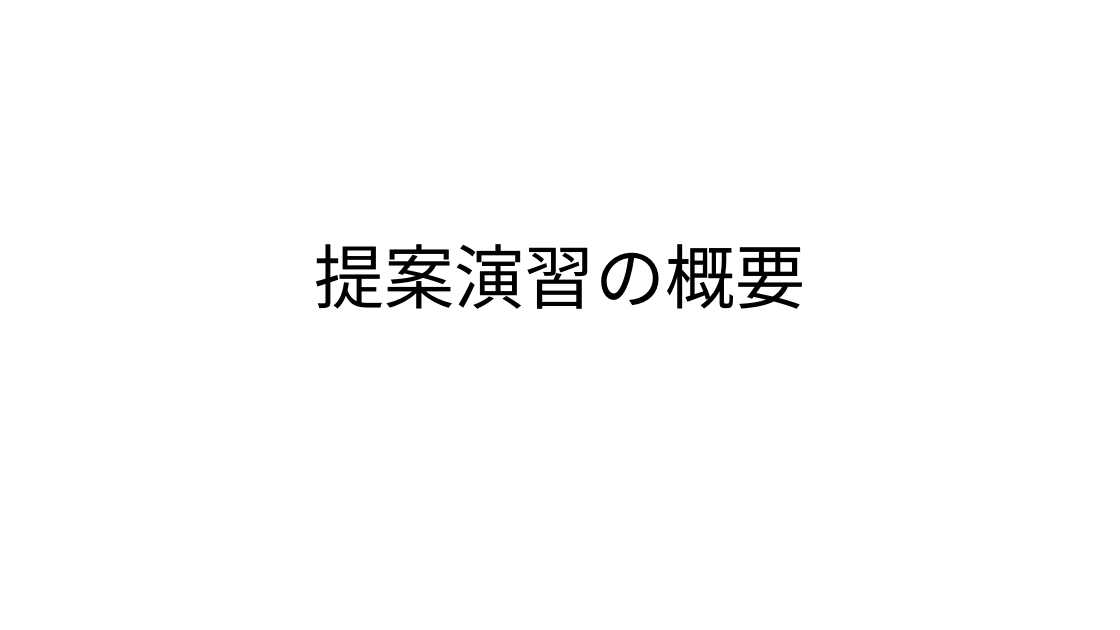
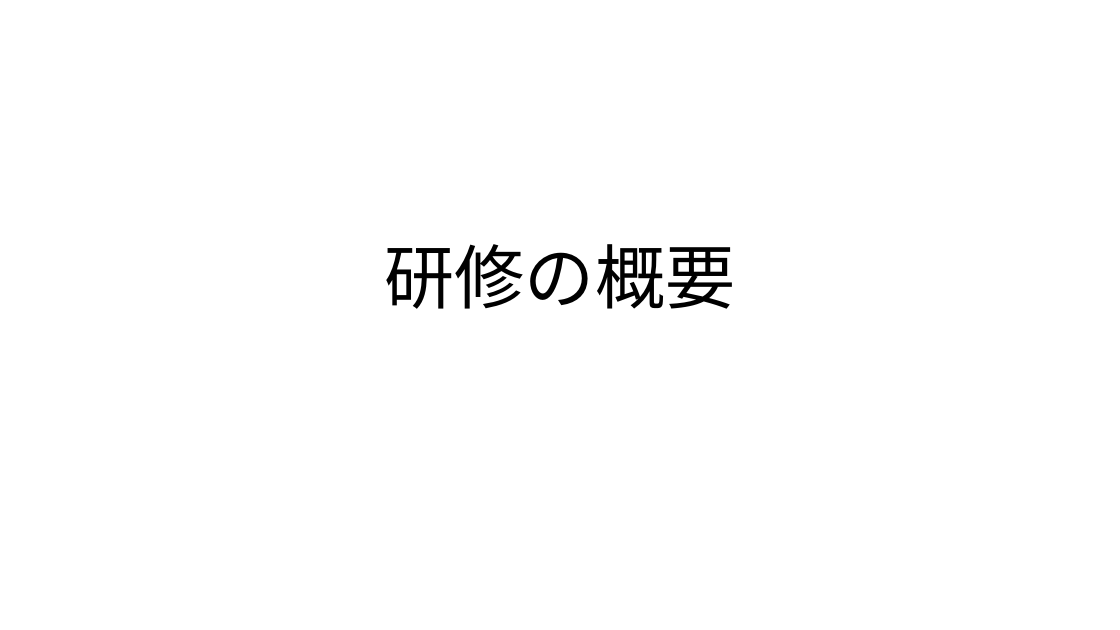
Before and after one commit to nishida2073/ai_navive, a slide deck: slide 1 of 00_オリエンテーション/【AI Native研修-提案研修】研修の概要.pptx. Drawn at 1120x630 pixels with LibreOffice and Linux fonts; fonts in the diff are those of the drawing. Boxes give left, top, right and bottom in pixels: in the first picture for what was removed or moved away, otherwise in the second. Text is boxed around its words. In the diff, an @@ line names an element or a change of style, - is before the commit and + after.

```diff
--- a/00_オリエンテーション/【AI Native研修-提案研修】研修の概要.pptx
+++ b/00_オリエンテーション/【AI Native研修-提案研修】研修の概要.pptx
@@ title at (385,244,735,309): text changed @@
-提案演習の概要
+研修の概要
```
Also in this commit, not shown: 3 other files.
